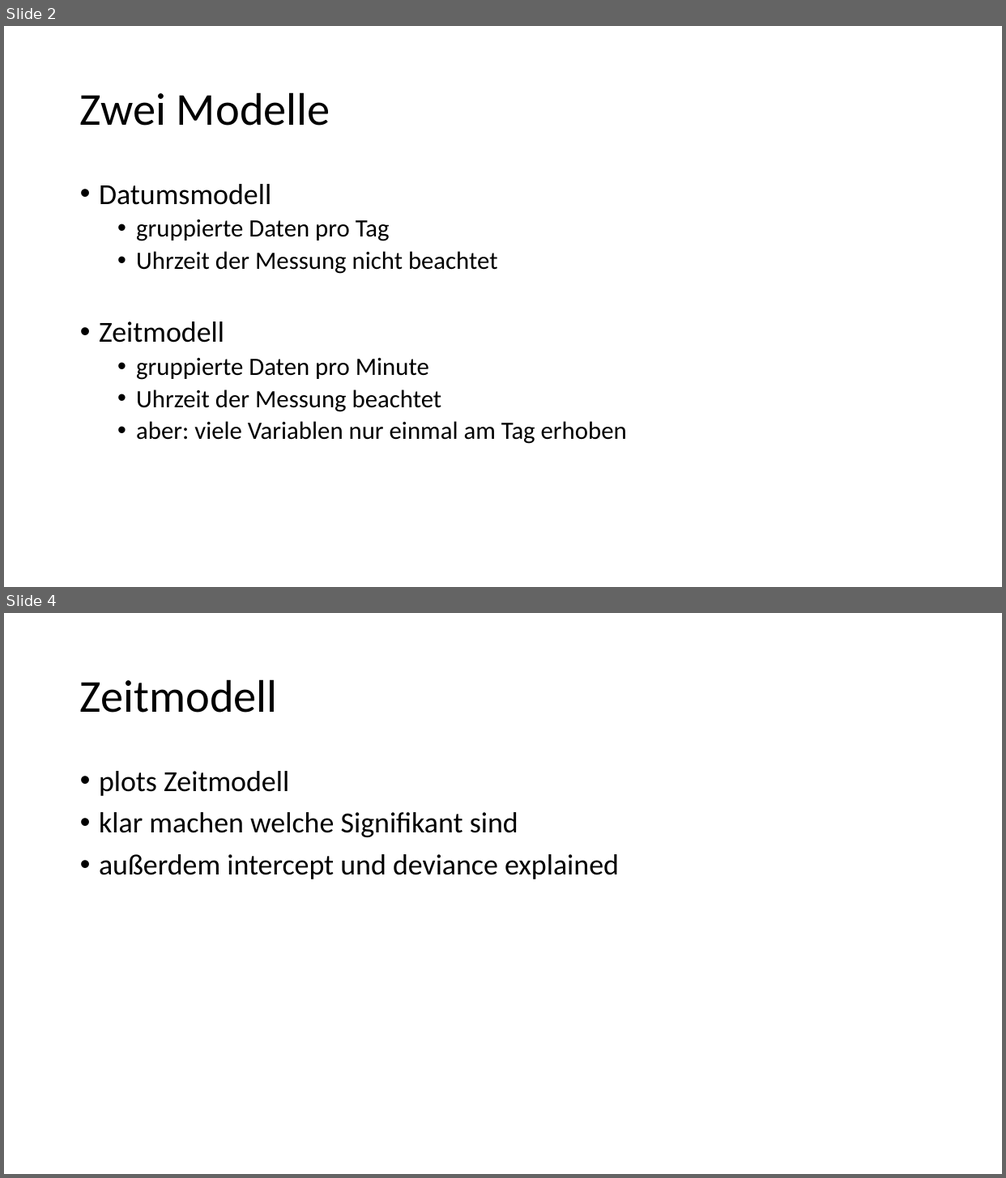
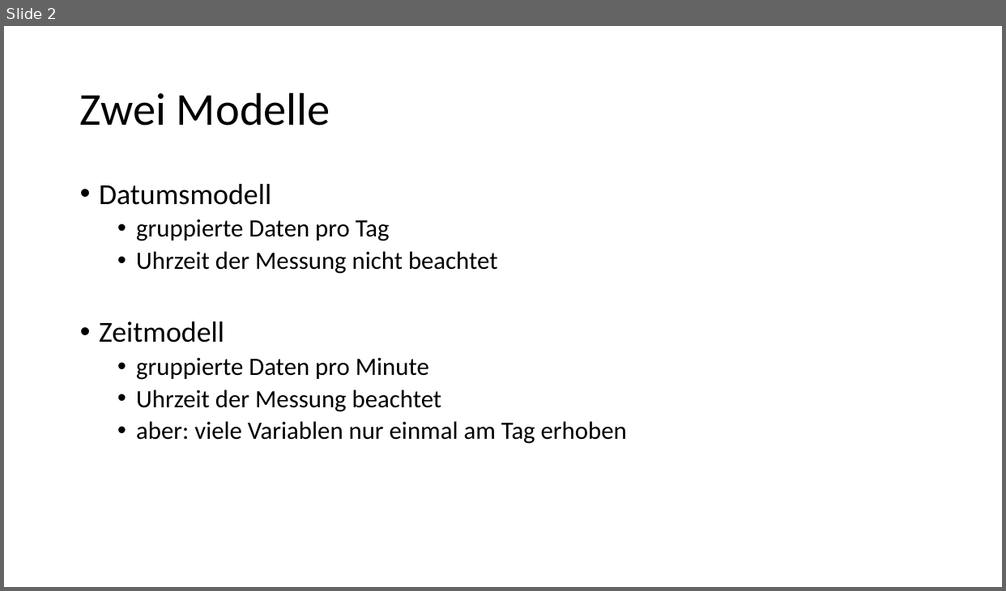
Before and after one commit to leavanh/LVS, a slide deck: Organisatorisches/Ergebnisse.pptx. Shown one above the other, each under a label of ours: slides 2 and 4 before the commit, slide 2 after it; the slides between them are not shown. The pictures are 1006x1178 and 1006x591 pixels, drawn with LibreOffice and Linux fonts; fonts in the diff are those of the drawing. Boxes give left, top, right and bottom in pixels: in the first picture for what was removed or moved away, otherwise in the second. Text is boxed around its words. In the diff, an @@ line names an element or a change of style, - is before the commit and + after.

```diff
--- a/Organisatorisches/Ergebnisse.pptx
+++ b/Organisatorisches/Ergebnisse.pptx
@@ slide 4 removed at (x1=4, y1=613, x2=1002, y2=1174), background #FFFFFF @@
@@ title removed at (x1=80, y1=679, x2=278, y2=713) @@
-Zeitmodell
@@ text removed at (x1=99, y1=771, x2=619, y2=879) @@
-• plots Zeitmodell
-• klar machen welche Signifikant sind
-• außerdem intercept und deviance explained
```
Also in this commit, not shown: 3 slides added, 1 other slide removed, 2 other files.
